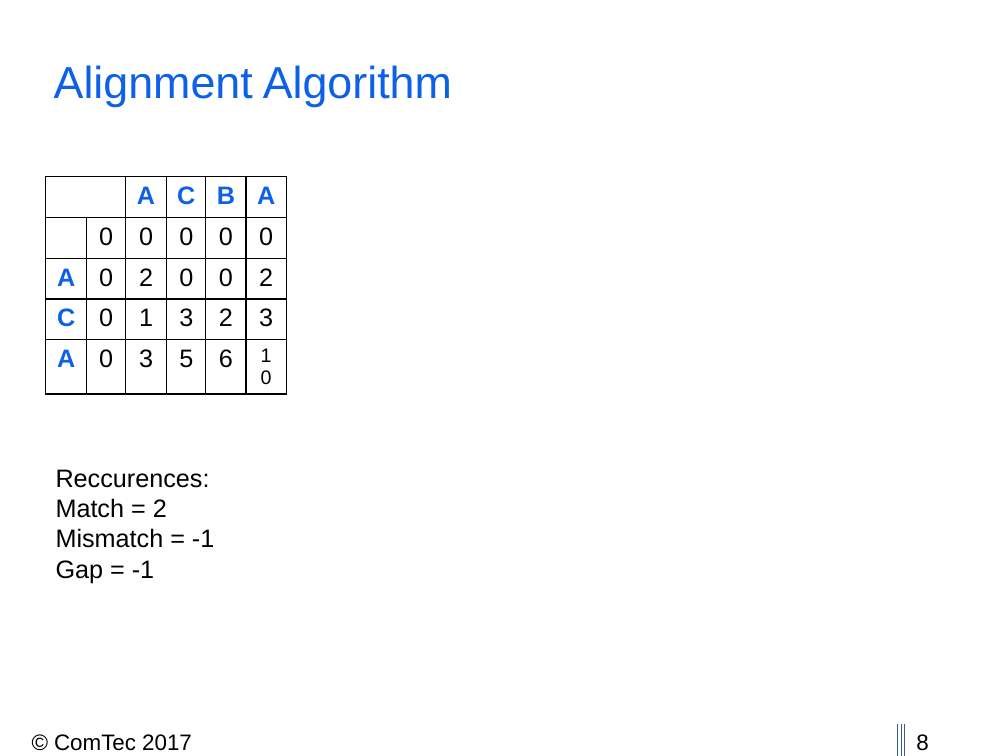
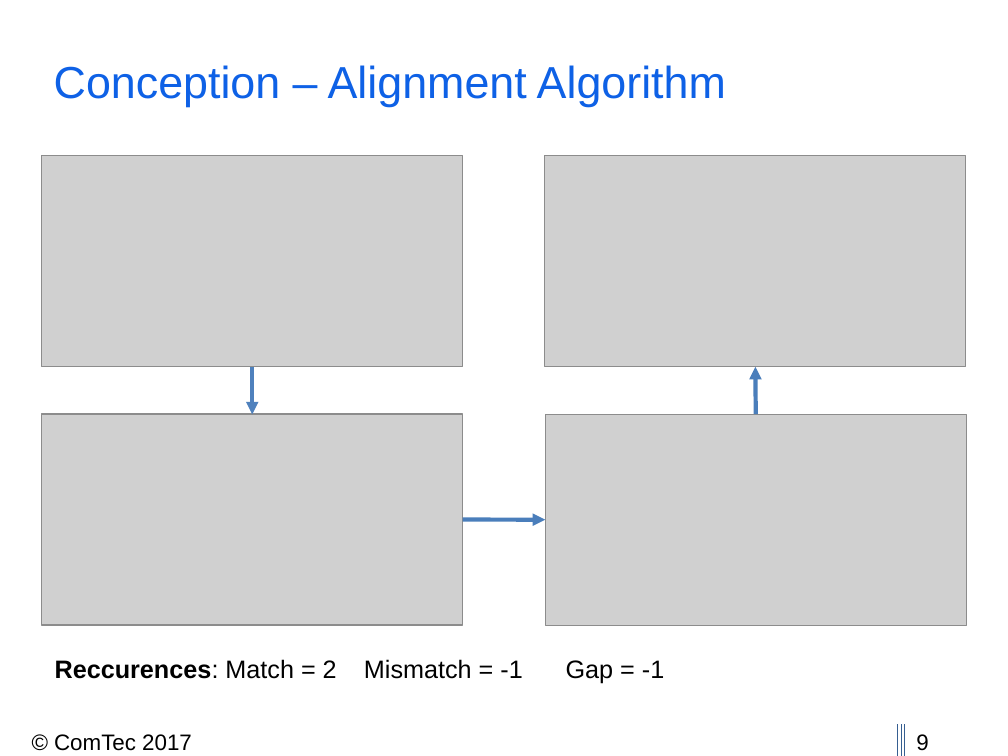
Before and after one commit to thedrayman/ct2-alignment, a slide deck: slide 9 of Presentation/CT2_2017_Alignment.pptx (slide 8 before the commit). Drawn at 1008x756 pixels with LibreOffice and Linux fonts; fonts in the diff are those of the drawing; grey boxes stand for pictures; background and template pictures are left out. Boxes give left, top, right and bottom in pixels: in the first picture for what was removed or moved away, otherwise in the second. Text is boxed around its words. In the diff, an @@ line names an element or a change of style, - is before the commit and + after.

Commit message:
added more to presentation and added sw baba image for paper (not in text)

```diff
--- a/Presentation/CT2_2017_Alignment.pptx
+++ b/Presentation/CT2_2017_Alignment.pptx
@@ title at (54,65,726,107): text changed @@
-Alignment Algorithm
+Conception – Alignment Algorithm
@@ picture added at (41,156,463,367) @@
@@ table removed at (45,176,286,381), 5 rows, 6 columns @@
- |  | A | C | B | A
- | 0 | 0 | 0 | 0 | 0
-A | 0 | 2 | 0 | 0 | 2
-C | 0 | 1 | 3 | 2 | 3
-A | 0 | 3 | 5 | 6 | 10
@@ picture added at (545,156,967,367) @@
@@ arrow added from (252, 367) to (252, 414), #4F81BD 3 pt @@
@@ arrow added from (756, 414) to (755, 367), #4B7EBC 3 pt @@
@@ picture added at (41,414,463,625) @@
@@ picture added at (545,414,967,625) @@
@@ arrow added from (463, 519) to (545, 520), #4B7EBC 3 pt @@
@@ text at (55,659,664,684): text changed @@
-Reccurences:
-Match = 2
-Mismatch = -1
-Gap = -1
+Reccurences: Match = 2 Mismatch = -1 Gap = -1
@@ page number at (916,734,928,751): text changed @@
-8
+9
```
Also in this commit, not shown: 6 other slides changed, 8 slides added, 3 slides removed, 4 other files.
